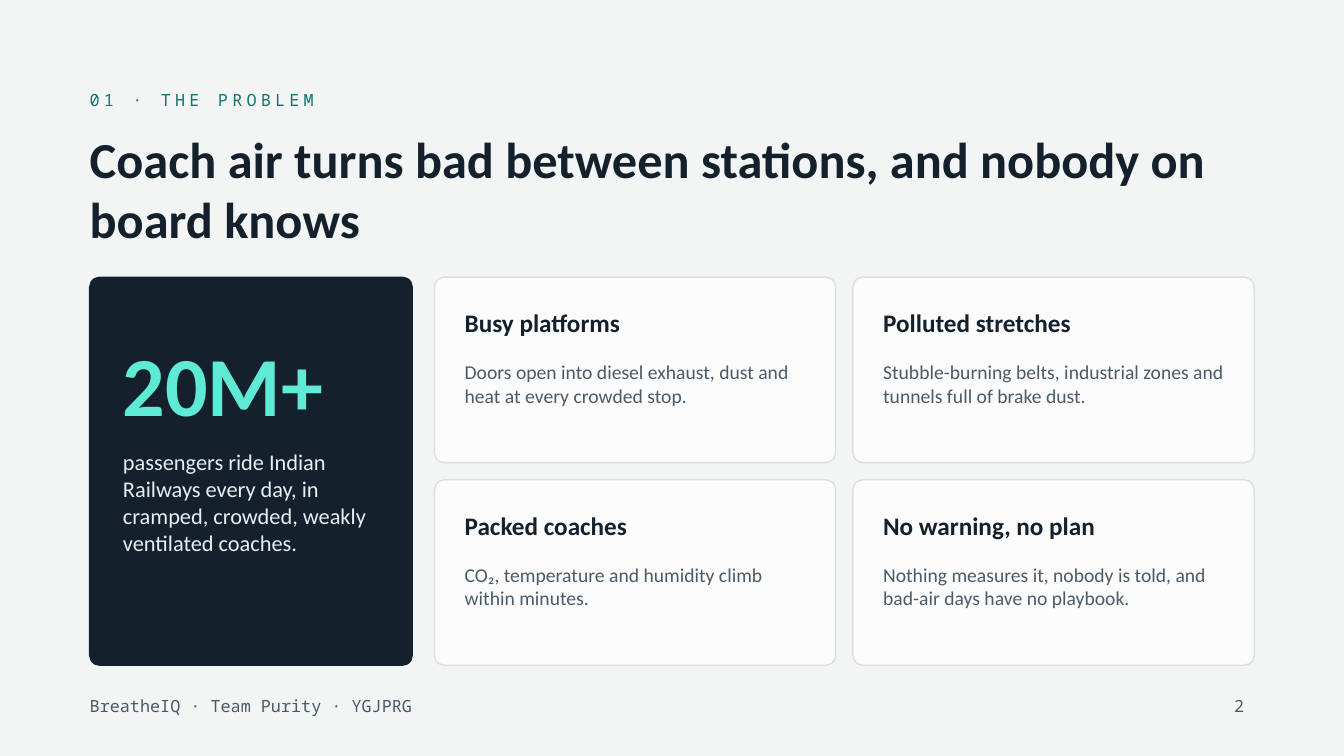
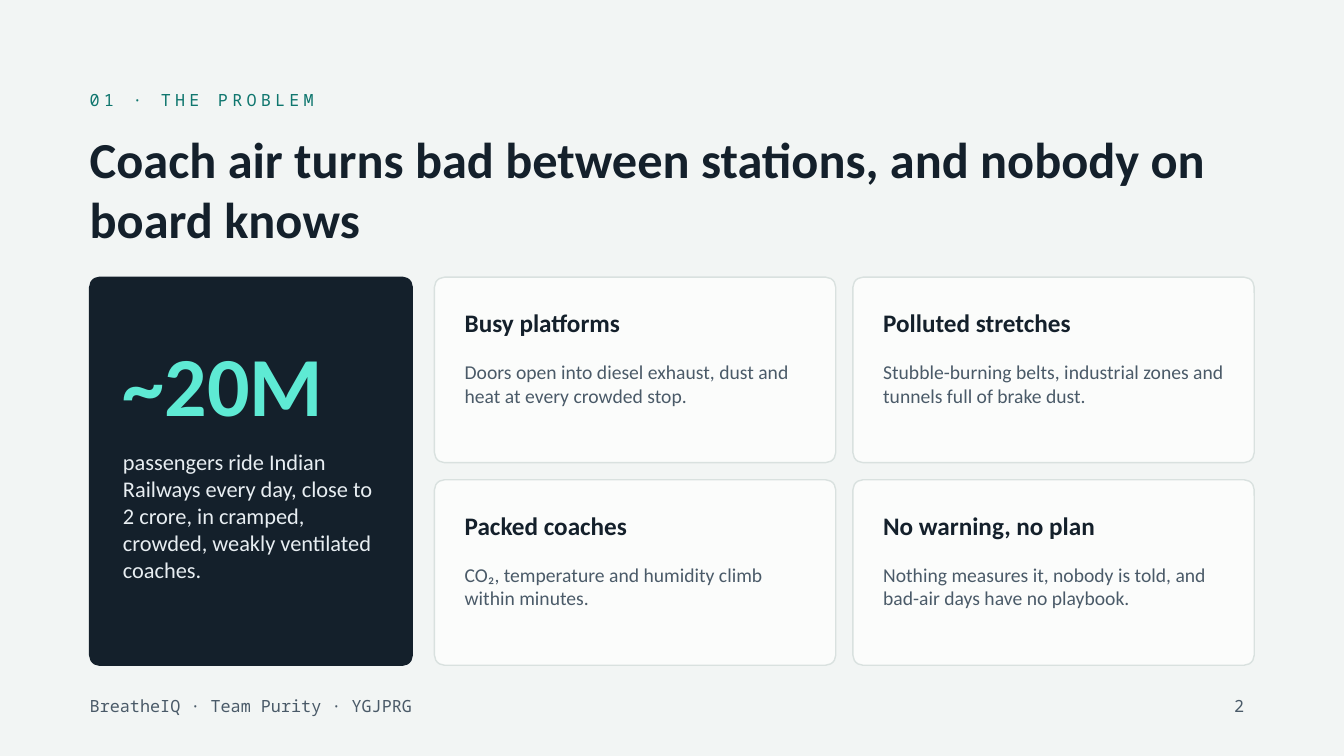
Before and after one commit to prayag-1771/BreatheIQ, a slide deck: slide 2 of docs/BreatheIQ-Team-Purity.pptx. Drawn at 1344x756 pixels with LibreOffice and Linux fonts; fonts in the diff are those of the drawing. Boxes give left, top, right and bottom in pixels: in the first picture for what was removed or moved away, otherwise in the second. Text is boxed around its words. In the diff, an @@ line names an element or a change of style, - is before the commit and + after.

```diff
--- a/docs/BreatheIQ-Team-Purity.pptx
+++ b/docs/BreatheIQ-Team-Purity.pptx
@@ text at [123, 361, 323, 417]: text changed @@
-20M+
+~20M
@@ text at [123, 454, 372, 578]: text changed @@
-passengers ride Indian Railways every day, in cramped, crowded, weakly ventilated coaches.
+passengers ride Indian Railways every day, close to 2 crore, in cramped, crowded, weakly ventilated coaches.
```
Also in this commit, not shown: 3 other slides changed, 4 slides added, 2 slides removed, 8 other files.
